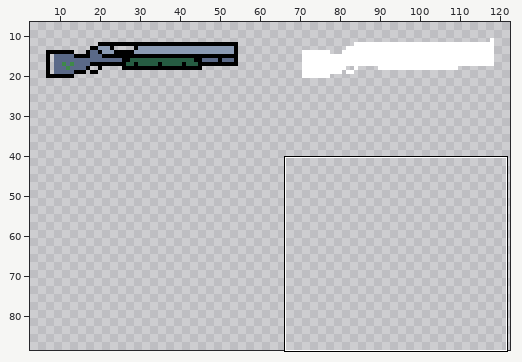
One commit to this sprite sheet: Assets/Sprites/shotgunSheet.png. Above, an overview of the earlier version with the close-up marked.
Close-up. Old version:
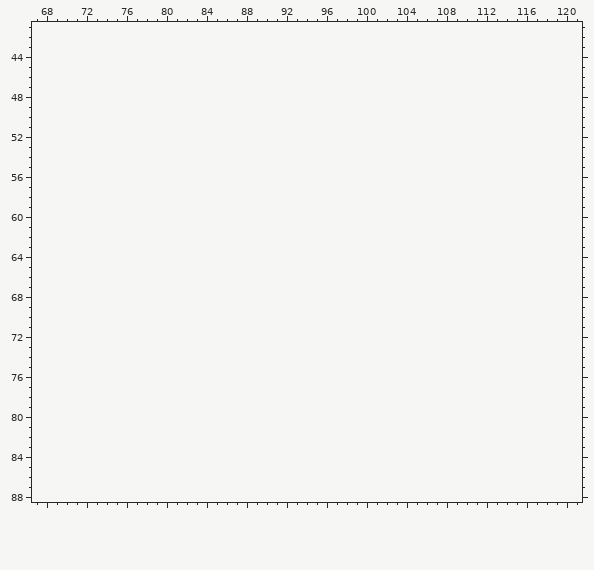
The file is 128x32 pixels. Shown: x 67..121, y 41..88. The old version is drawn lined up with the new one, on the new canvas. The wide view leaves out empty margins. The commit also changed other parts of the picture, which this record leaves out.
Palette (. is transparent): 
Pixels before (only the part around the change), first column x 68:
41 ......................................................
42 ......................................................
43 ......................................................
44 ......................................................
45 ......................................................
46 ......................................................
47 ......................................................
48 ......................................................
49 ......................................................
50 ......................................................
51 ......................................................
52 ......................................................
53 ......................................................
54 ......................................................
55 ......................................................
56 ......................................................
57 ......................................................
58 ......................................................
59 ......................................................
60 ......................................................
61 ......................................................
62 ......................................................
63 ......................................................
64 ......................................................
65 ......................................................
66 ......................................................
67 ......................................................
68 ......................................................
69 ......................................................
70 ......................................................
71 ......................................................
72 ......................................................
73 ......................................................
74 ......................................................
75 ......................................................
76 ......................................................
77 ......................................................
78 ......................................................
79 ......................................................
80 ......................................................
81 ......................................................
82 ......................................................
83 ......................................................
84 ......................................................
85 ......................................................
86 ......................................................
87 ......................................................
88 ......................................................
And afterwards:
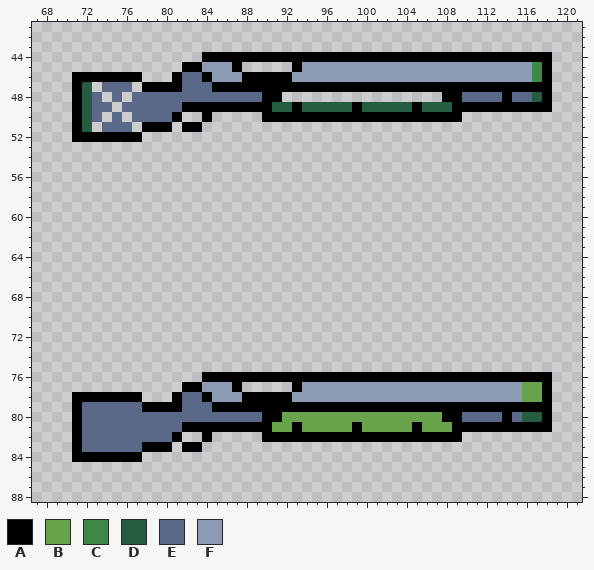
Colours new in this view: A #000000  B #68a34b  C #3e8948  D #265c42  E #5a6988  F #8b9bb4
What changed:
canvas 128x32 -> 128x96
y 44: x 84..118 ................................... -> AAAAAAAAAAAAAAAAAAAAAAAAAAAAAAAAAAA
y 45: x 82..87 ...... -> AAFFFA; x 93..118 .......................... -> AFFFFFFFFFFFFFFFFFFFFFFFCA
y 46: x 71..77 ....... -> AAAAAAA; x 81..118 ...................................... -> AEEAFFFAAAAAFFFFFFFFFFFFFFFFFFFFFFFFCA
y 47: x 71..72 .. -> AD; x 74..76 ... -> EEE; x 78..118 ......................................... -> AAAAEEEAAAAAAAAAAAAAAAAAAAAAAAAAAAAAAAAAA
y 48: x 71..73 ... -> ADE; x 75 . -> E; x 77..91 ............... -> EEEEEEEEEEEEEAA; x 108..118 ........... -> AAEEEEAEEDA
y 49: x 71..74 .... -> ADEE; x 76..118 ........................................... -> EEEEEEAAAAAAAAADDADDDDDADDDDDADDDAAAAAAAAAA
y 50: x 71..73 ... -> ADE; x 75 . -> E; x 77..81 ..... -> EEEEA; x 84 . -> A; x 90..109 .................... -> AAAAAAAAAAAAAAAAAAAA
y 51: x 71..72 .. -> AD; x 74..76 ... -> EEE; x 78..80 ... -> AAA; x 82..83 .. -> AA
y 52: x 71..77 ....... -> AAAAAAA
y 76: x 84..118 ................................... -> AAAAAAAAAAAAAAAAAAAAAAAAAAAAAAAAAAA
y 77: x 82..87 ...... -> AAFFFA; x 93..118 .......................... -> AFFFFFFFFFFFFFFFFFFFFFFBBA
y 78: x 71..77 ....... -> AAAAAAA; x 81..118 ...................................... -> AEEAFFFAAAAAFFFFFFFFFFFFFFFFFFFFFFFBBA
y 79: x 71..118 ................................................ -> AEEEEEEAAAAEEEAAAAAAAAAAAAAAAAAAAAAAAAAAAAAAAAAA
y 80: x 71..118 ................................................ -> AEEEEEEEEEEEEEEEEEEAABBBBBBBBBBBBBBBBAAEEEEAEDDA
y 81: x 71..118 ................................................ -> AEEEEEEEEEEAAAAAAAAABBABBBBBABBBBBABBBAAAAAAAAAA
y 82: x 71..81 ........... -> AEEEEEEEEEA; x 84 . -> A; x 90..109 .................... -> AAAAAAAAAAAAAAAAAAAA
y 83: x 71..80 .......... -> AEEEEEEAAA; x 82..83 .. -> AA
y 84: x 71..77 ....... -> AAAAAAA
